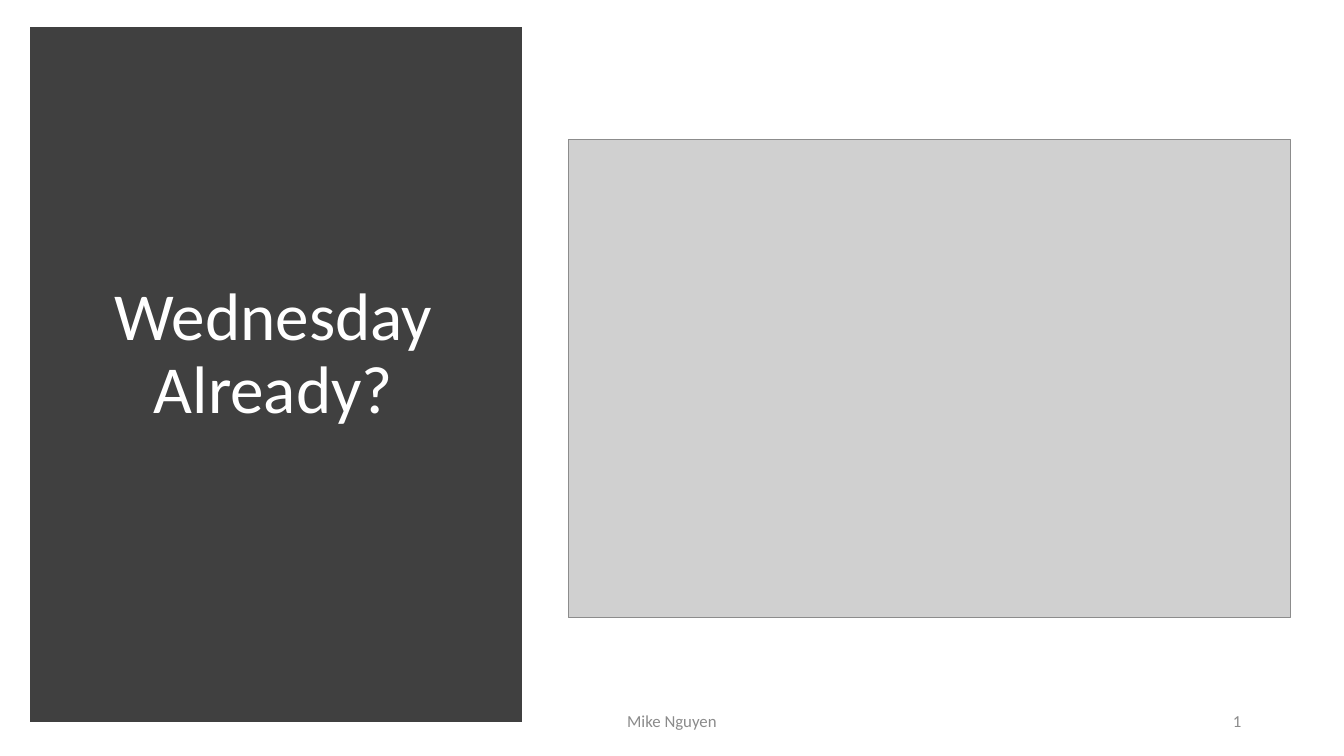
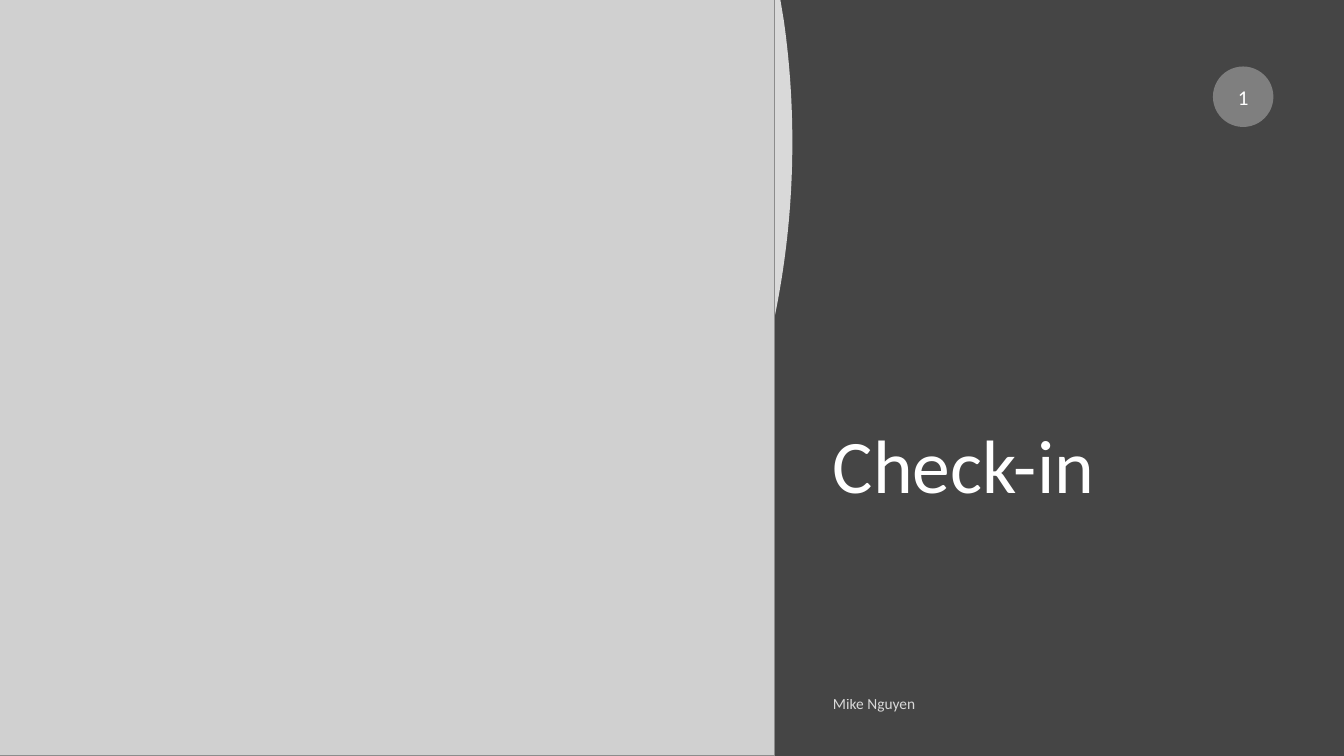
Before and after one commit to mikenguyen13/mar4050_S23_2, a slide deck: slide 1 of lectures/3/2_Information Systems, Dashboards & Data Analytics.pptx. Drawn at 1344x756 pixels with LibreOffice and Linux fonts; fonts in the diff are those of the drawing; grey boxes stand for pictures. Boxes give left, top, right and bottom in pixels: in the first picture for what was removed or moved away, otherwise in the second. Text is boxed around its words. In the diff, an @@ line names an element or a change of style, - is before the commit and + after.

Commit message:
lecture 3.2

```diff
--- a/lectures/3/2_Information Systems, Dashboards & Data Analytics.pptx
+++ b/lectures/3/2_Information Systems, Dashboards & Data Analytics.pptx
@@ background #FFFFFF to #454545 @@
@@ freeform shape added at [0, 0, 792, 756], fill #FFFFFF at 80% opacity @@
@@ picture added at [0, 0, 775, 756] @@
@@ rectangle removed at [37, 34, 515, 716] @@
@@ page number: place and size @@
-page number at [1233, 716, 1241, 727]
+page number at [1213, 67, 1273, 127]
@@ page number at [1213, 67, 1273, 127]: size 12 to 15 pt, text colour #8C8C8C to #FFFFFF; alignment right to centre; more space between paragraphs; fill none to #7F7F7F @@
@@ picture removed at [569, 139, 1292, 618] @@
@@ title removed at [115, 293, 433, 424] @@
-Wednesday Already?
@@ title added at [833, 440, 1094, 494], 54 pt, text #FFFFFF @@
+Check-in
@@ text "Mike Nguyen": place and size @@
-text "Mike Nguyen" at [627, 715, 717, 730]
+text "Mike Nguyen" at [833, 699, 915, 712]
@@ text "Mike Nguyen" at [833, 699, 915, 712]: size 12 to 11 pt, text colour #8C8C8C to #FFFFFF at 80% opacity; alignment centre to left; more space between paragraphs @@
```
Also in this commit, not shown: 2 other slides changed.
